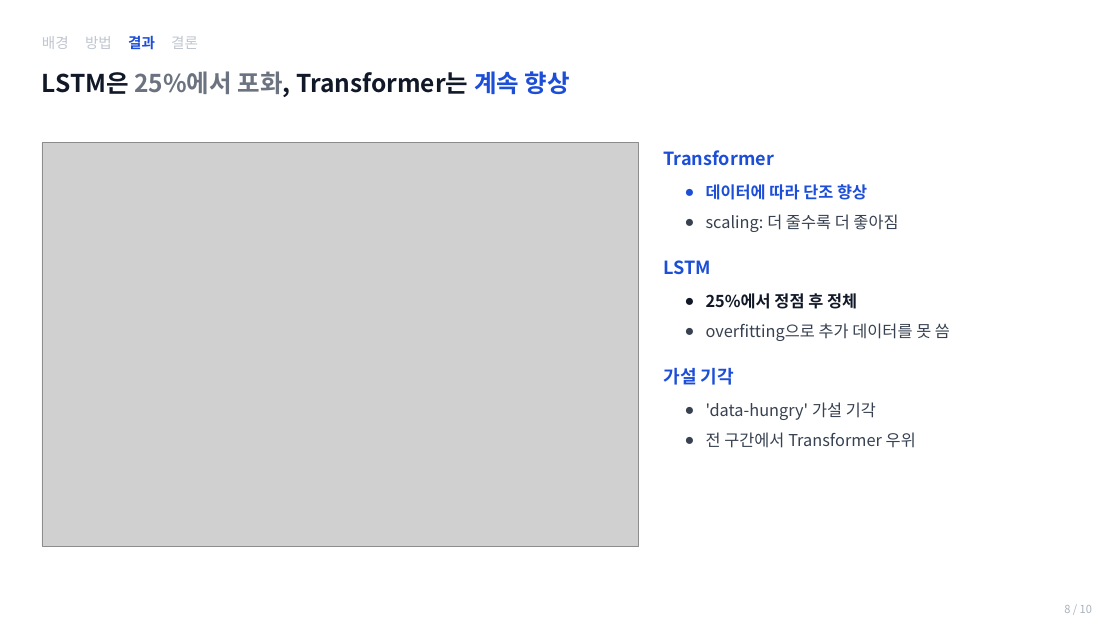
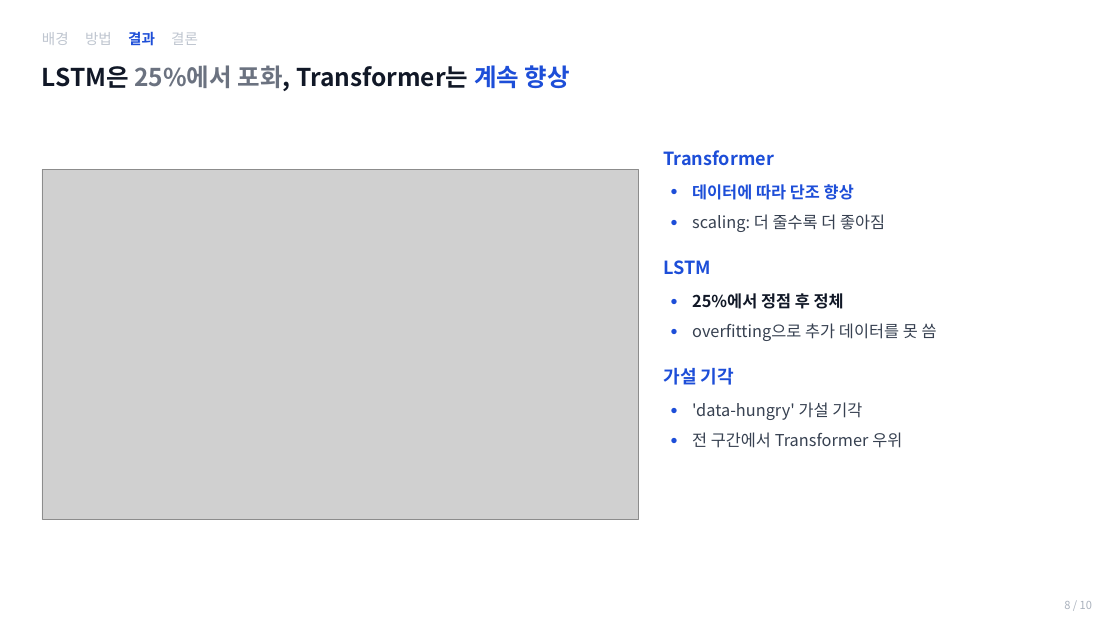
Before and after one commit to jihunz/deeplearning2, a slide deck: slide 8 of term-project-lstm-vs-transformer-agnews/deliverables/5_presentation_v2.pptx. Drawn at 1120x630 pixels with LibreOffice and Linux fonts; fonts in the diff are those of the drawing; grey boxes stand for pictures. Boxes give left, top, right and bottom in pixels: in the first picture for what was removed or moved away, otherwise in the second. Text is boxed around its words. In the diff, an @@ line names an element or a change of style, - is before the commit and + after.

```diff
--- a/term-project-lstm-vs-transformer-agnews/deliverables/5_presentation_v2.pptx
+++ b/term-project-lstm-vs-transformer-agnews/deliverables/5_presentation_v2.pptx
@@ vertical alignment middle to top in 3 elements at bbox=[42, 31, 198, 46], bbox=[1064, 601, 1092, 609], bbox=[42, 65, 570, 91] @@
@@ picture: place and size @@
-picture at bbox=[42, 143, 639, 546]
+picture at bbox=[42, 170, 639, 520]
@@ text at bbox=[692, 184, 937, 448]: list level 2 to 1 in "데이터에 따라 단조 향상"; list level 2 to 1 in "scaling: 더 줄수록 더 좋아짐"; list level 2 to 1 in "25%에서 정점 후 정체"; list level 2 to 1 in "overfitting으로 추가 데이터를 못 씀"; list level 2 to 1 in "'data-hungry' 가설 기각"; list level 2 to 1 in "전 구간에서 Transformer 우위" @@
```
Also in this commit, not shown: 9 other slides changed, 2 other files.
